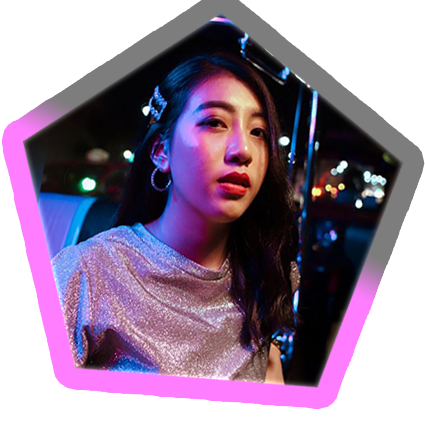
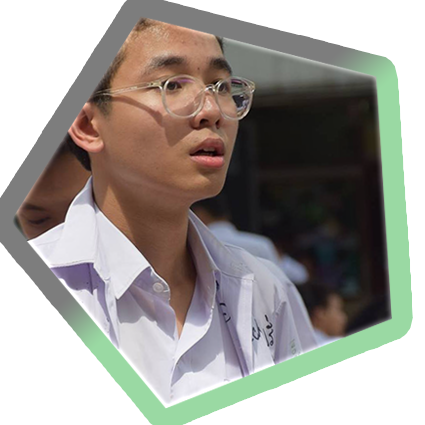
Layer changes from the first 425 x 425 image to the second:
added layer "Layer 5" above "Layer 4" over [12, 15, 392, 409]
hid "Layer 4" over [22, 12, 404, 389]
